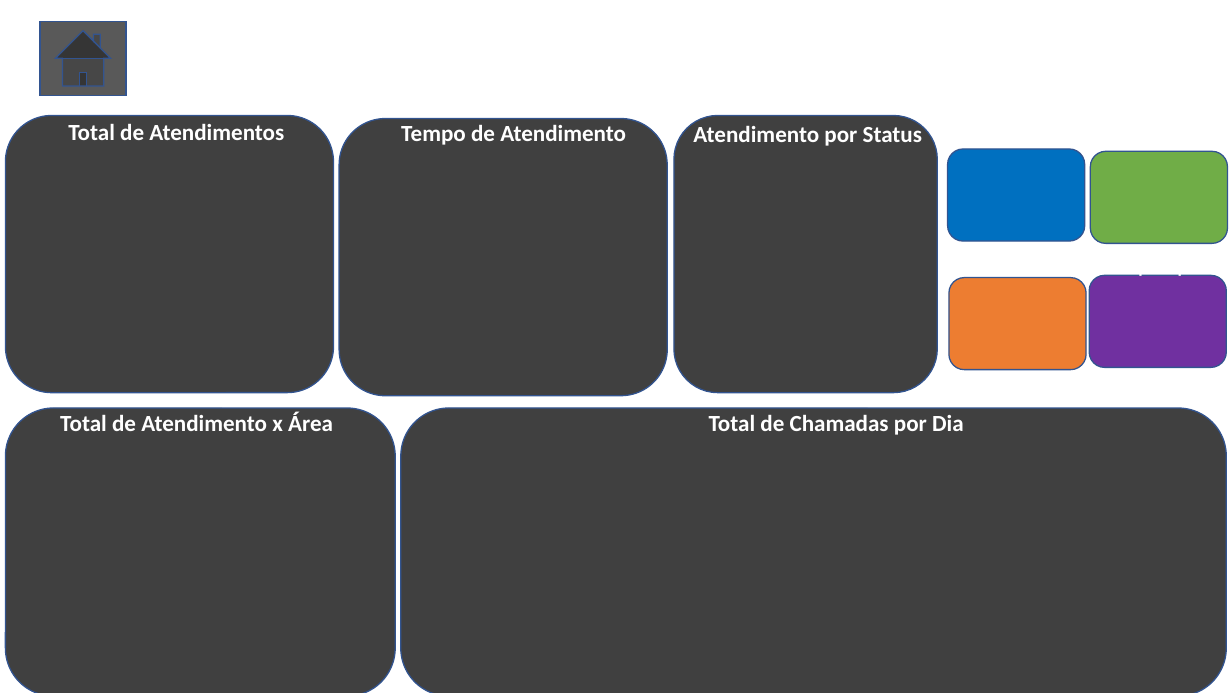
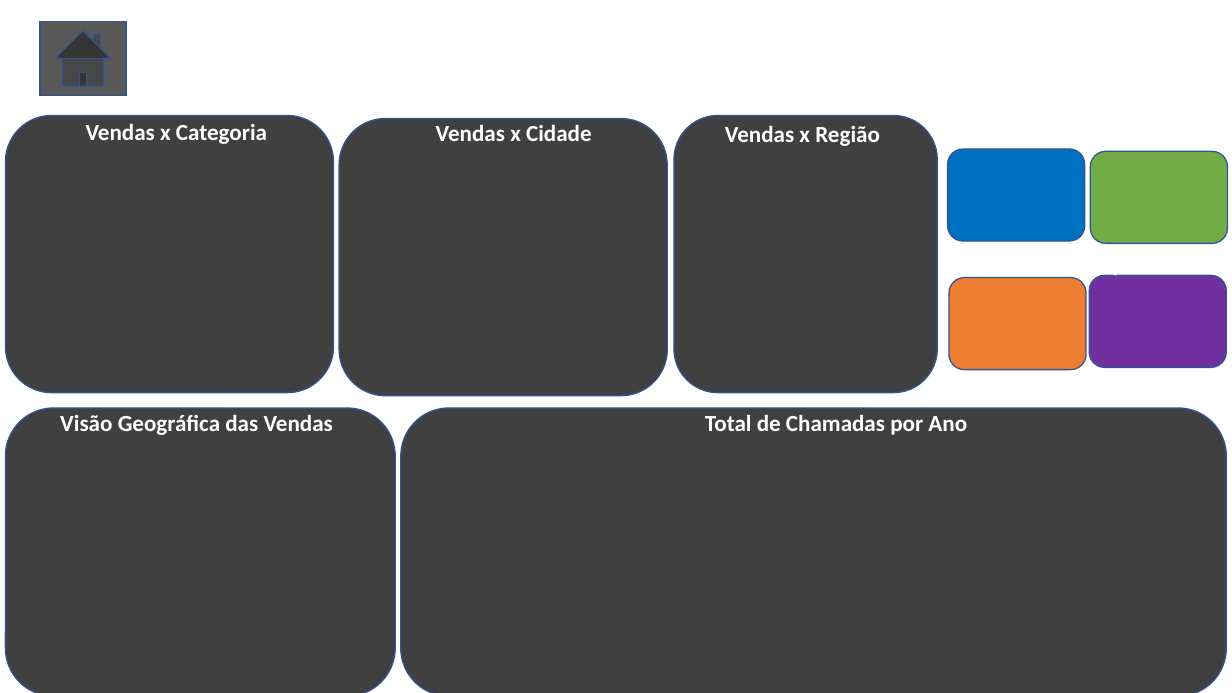
Before and after one commit to caiooliveira4/Projetos, a slide deck: slide 1 of Criação de Template.pptx. Drawn at 1232x693 pixels with LibreOffice and Linux fonts; fonts in the diff are those of the drawing. Boxes give left, top, right and bottom in pixels: in the first picture for what was removed or moved away, otherwise in the second. Text is boxed around its words. In the diff, an @@ line names an element or a change of style, - is before the commit and + after.

Commit message:
Ajustes no arquivo ppt - nova visualização

```diff
--- a/Criação de Template.pptx
+++ b/Criação de Template.pptx
@@ text at bbox=[86, 124, 267, 144]: text changed @@
-Total de Atendimentos
+Vendas x Categoria
@@ text at bbox=[436, 125, 592, 141]: text changed @@
-Tempo de Atendimento
+Vendas x Cidade
@@ text at bbox=[725, 126, 880, 146]: text changed @@
-Atendimento por Status
+Vendas x Região
@@ text at bbox=[60, 415, 333, 435]: text changed @@
-Total de Atendimento x Área
+Visão Geográfica das Vendas
@@ text at bbox=[705, 415, 967, 435]: text changed @@
-Total de Chamadas por Dia
+Total de Chamadas por Ano
```
Also in this commit, not shown: 1 other file.
